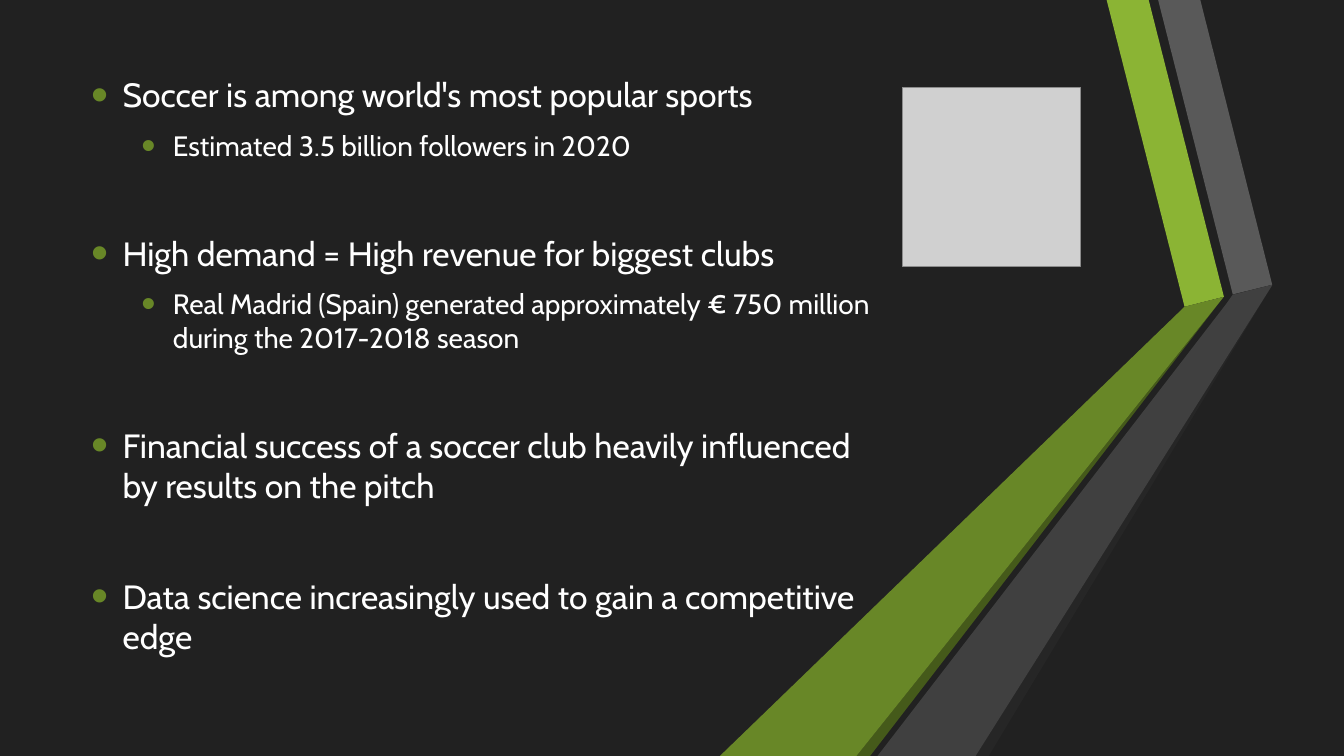
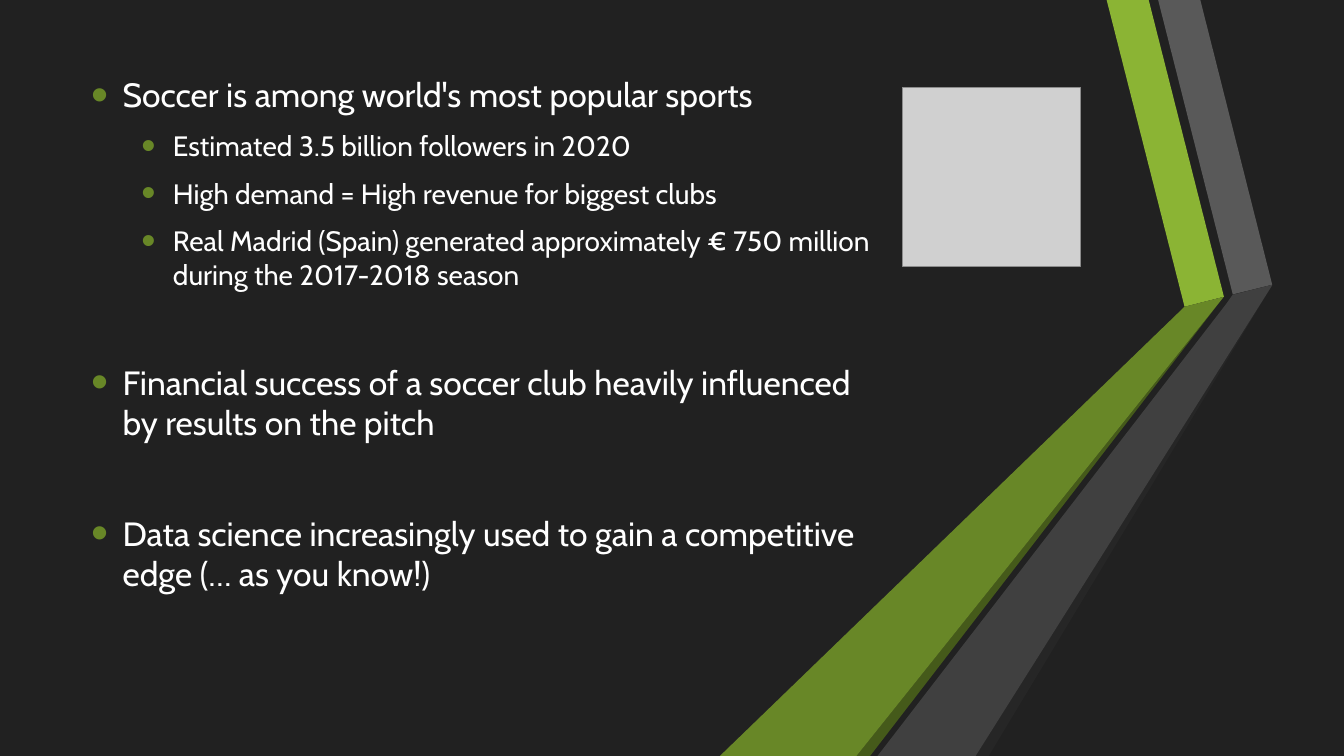
Before and after one commit to douglaspsteen/Predict_EPL_Matches, a slide deck: slide 2 of steen_mod5_pres.pptx. Drawn at 1344x756 pixels with LibreOffice and Linux fonts; fonts in the diff are those of the drawing; grey boxes stand for pictures. Boxes give left, top, right and bottom in pixels: in the first picture for what was removed or moved away, otherwise in the second. Text is boxed around its words. In the diff, an @@ line names an element or a change of style, - is before the commit and + after.

```diff
--- a/steen_mod5_pres.pptx
+++ b/steen_mod5_pres.pptx
@@ text at (x1=173, y1=183, x2=717, y2=210): size 24 to 20 pt in "High demand = High revenue for biggest ..."; list level 1 to 2 in "High demand = High revenue ..." @@
@@ text at (x1=123, y1=520, x2=854, y2=594): text changed @@
-• Data science increasingly used to gain a competitive edge
+• Data science increasingly used to gain a competitive edge (… as you know!)
```
Also in this commit, not shown: 4 other slides changed, 1 slide removed, 2 other files.
